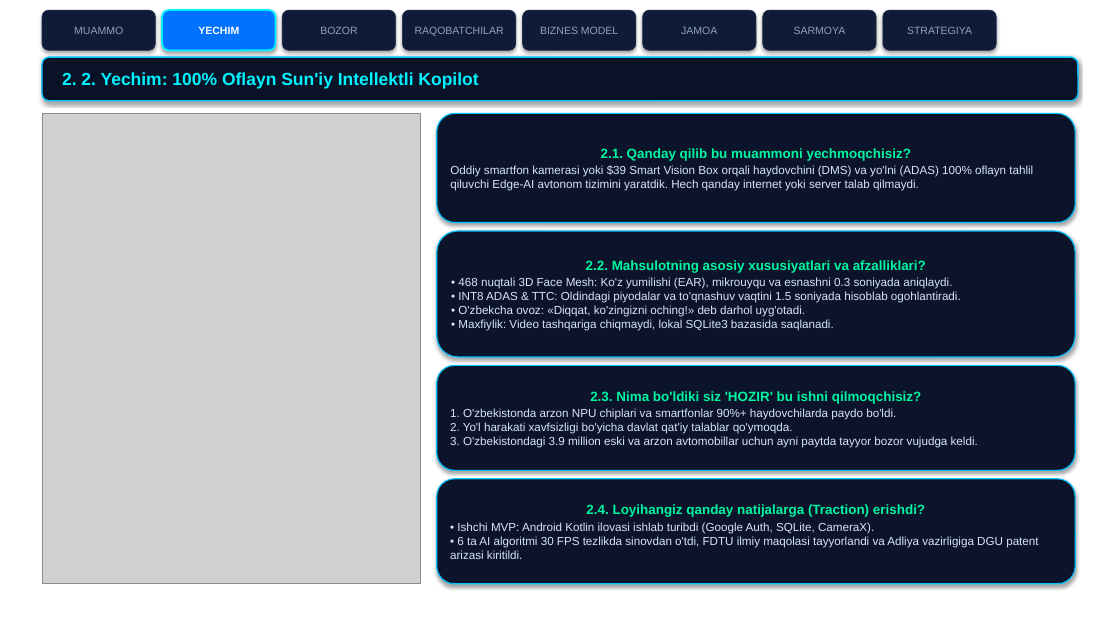
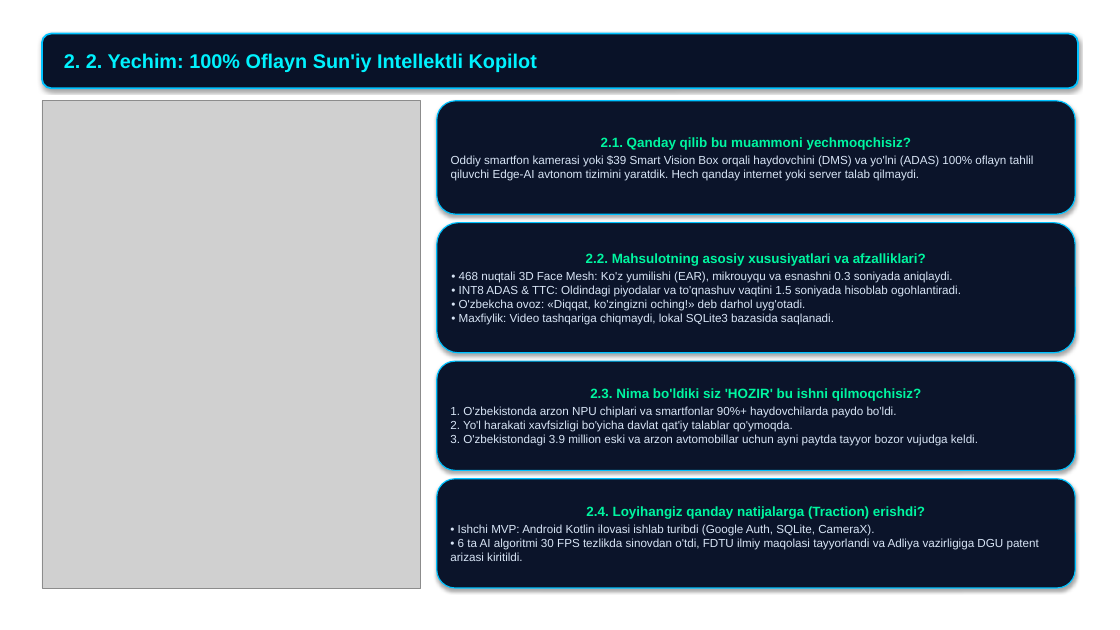
Before and after one commit to abdukamolismoilov5-dotcom/hamroh-ai, a slide deck: slide 4 of docs/presentations/1_HamrohAI_Canva_Shablon_Taqdimot_7000$.pptx. Drawn at 1120x630 pixels with LibreOffice and Linux fonts; fonts in the diff are those of the drawing; grey boxes stand for pictures; background and template pictures are left out. Boxes give left, top, right and bottom in pixels: in the first picture for what was removed or moved away, otherwise in the second. Text is boxed around its words. In the diff, an @@ line names an element or a change of style, - is before the commit and + after.

Commit message:
style: remove top navigation buttons and clean up slide layout

```diff
--- a/docs/presentations/1_HamrohAI_Canva_Shablon_Taqdimot_7000$.pptx
+++ b/docs/presentations/1_HamrohAI_Canva_Shablon_Taqdimot_7000$.pptx
@@ rounded rectangle removed at <box>42,10,155,50</box> @@
-MUAMMO
@@ rounded rectangle removed at <box>162,10,276,50</box> @@
-YECHIM
@@ rounded rectangle removed at <box>282,10,396,50</box> @@
-BOZOR
@@ rounded rectangle removed at <box>402,10,516,50</box> @@
-RAQOBATCHILAR
@@ rounded rectangle removed at <box>523,10,636,50</box> @@
-BIZNES MODEL
@@ rounded rectangle removed at <box>643,10,756,50</box> @@
-JAMOA
@@ rounded rectangle removed at <box>763,10,876,50</box> @@
-SARMOYA
@@ rounded rectangle removed at <box>883,10,996,50</box> @@
-STRATEGIYA
@@ rounded rectangle "2. 2. Yechim: 100% Oflayn ...": place and size @@
-rounded rectangle "2. 2. Yechim: 100% Oflayn ..." at <box>42,57,1078,101</box>
+rounded rectangle "2. 2. Yechim: 100% Oflayn ..." at <box>42,34,1078,88</box>
@@ rounded rectangle "2. 2. Yechim: 100% Oflayn ..." at <box>42,34,1078,88</box>: size 15 to 17 pt; fill #091226 to #091228; outline #00C2FF 1.2 pt to #00C2FF 1.5 pt @@
@@ picture: place and size @@
-picture at <box>42,113,420,584</box>
+picture at <box>42,101,420,588</box>
@@ rounded rectangle "2.1. Qanday qilib bu muammoni ...": place and size @@
-rounded rectangle "2.1. Qanday qilib bu muammoni ..." at <box>437,113,1075,223</box>
+rounded rectangle "2.1. Qanday qilib bu muammoni ..." at <box>437,101,1075,214</box>
@@ rounded rectangle "2.2. Mahsulotning asosiy xususiyatlari va ...": place and size @@
-rounded rectangle "2.2. Mahsulotning asosiy xususiyatlari va ..." at <box>437,231,1075,357</box>
+rounded rectangle "2.2. Mahsulotning asosiy xususiyatlari va ..." at <box>437,223,1075,353</box>
@@ rounded rectangle "2.3. Nima bo'ldiki siz 'HOZIR' ...": place and size @@
-rounded rectangle "2.3. Nima bo'ldiki siz 'HOZIR' ..." at <box>437,365,1075,471</box>
+rounded rectangle "2.3. Nima bo'ldiki siz 'HOZIR' ..." at <box>437,361,1075,471</box>
@@ rounded rectangle "2.4. Loyihangiz qanday natijalarga (Traction) ...": place and size @@
-rounded rectangle "2.4. Loyihangiz qanday natijalarga (Traction) ..." at <box>437,479,1075,584</box>
+rounded rectangle "2.4. Loyihangiz qanday natijalarga (Traction) ..." at <box>437,479,1075,588</box>
```
Also in this commit, not shown: 11 other slides changed.
